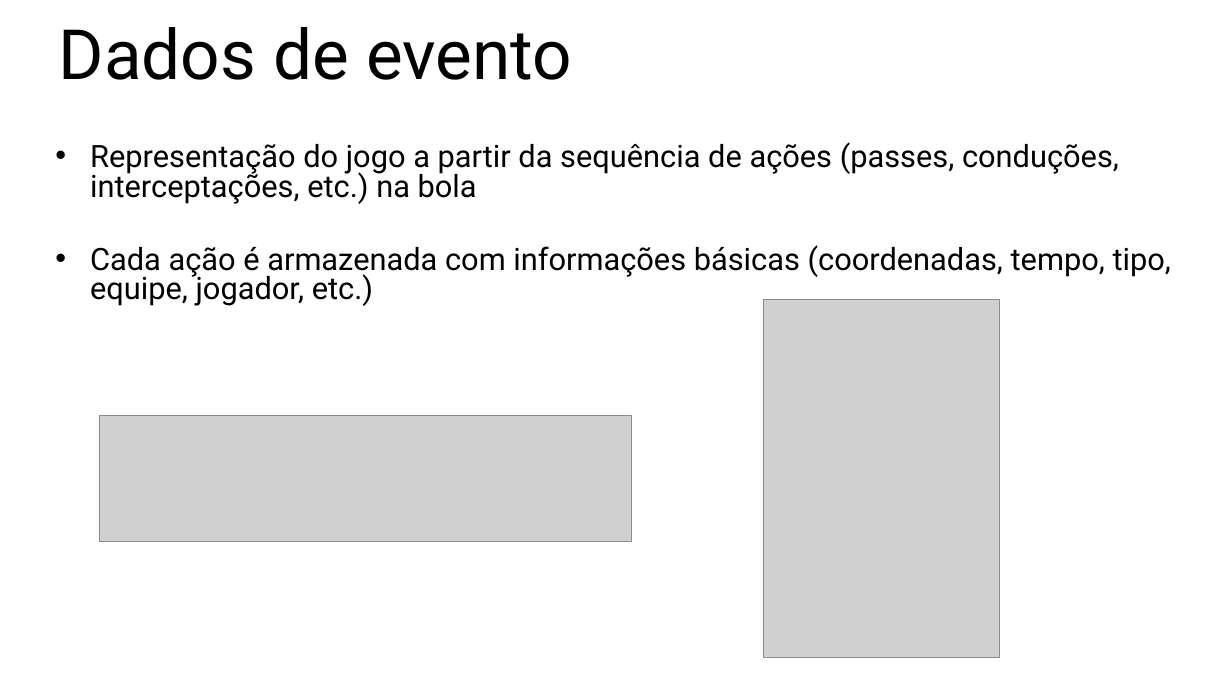
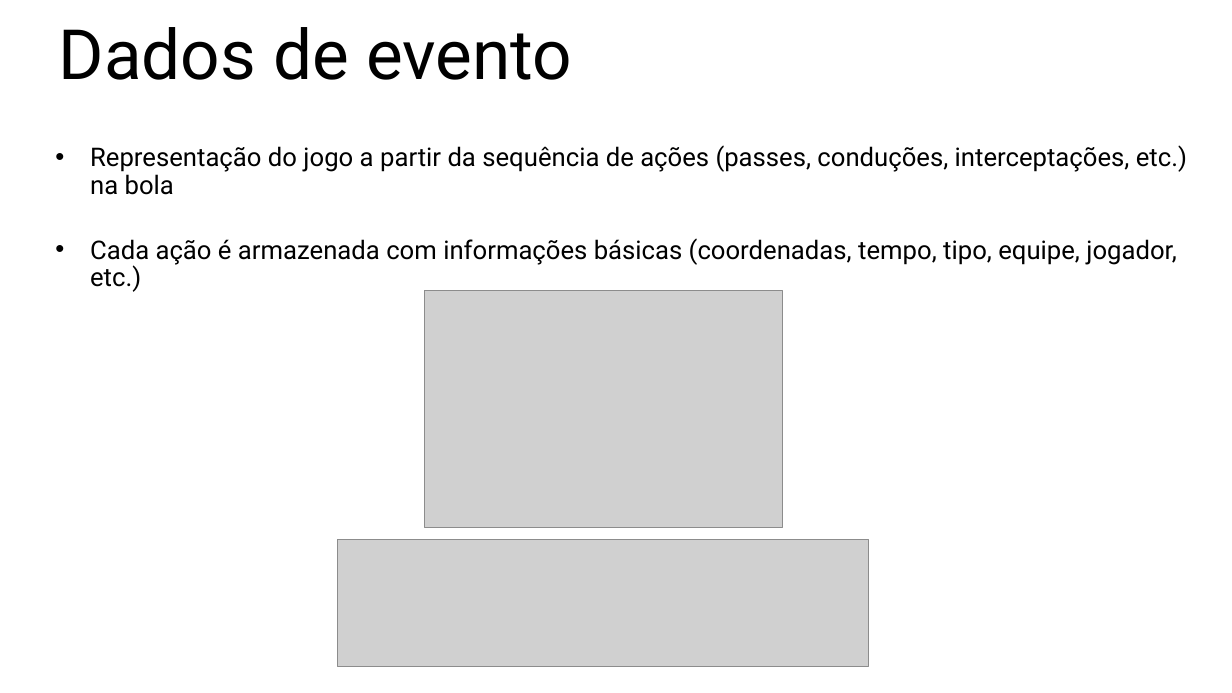
Before and after one commit to leomsafreire/aula_sdc_030625, a slide deck: slide 4 of aula_sdc.pptx. Drawn at 1232x693 pixels with LibreOffice and Linux fonts; fonts in the diff are those of the drawing; grey boxes stand for pictures. Boxes give left, top, right and bottom in pixels: in the first picture for what was removed or moved away, otherwise in the second. Text is boxed around its words. In the diff, an @@ line names an element or a change of style, - is before the commit and + after.

```diff
--- a/aula_sdc.pptx
+++ b/aula_sdc.pptx
@@ subtitle "Representação do jogo a partir ..." at <box>90,145,1187,292</box>: size 24 to 20 pt; line spacing 0.8 to 0.9 @@
@@ picture at <box>424,291,783,528</box>: rotation 270 to 0 degrees @@
@@ picture: place and size @@
-picture at <box>100,416,631,543</box>
+picture at <box>337,540,869,666</box>
```
Also in this commit, not shown: 14 other slides changed.
